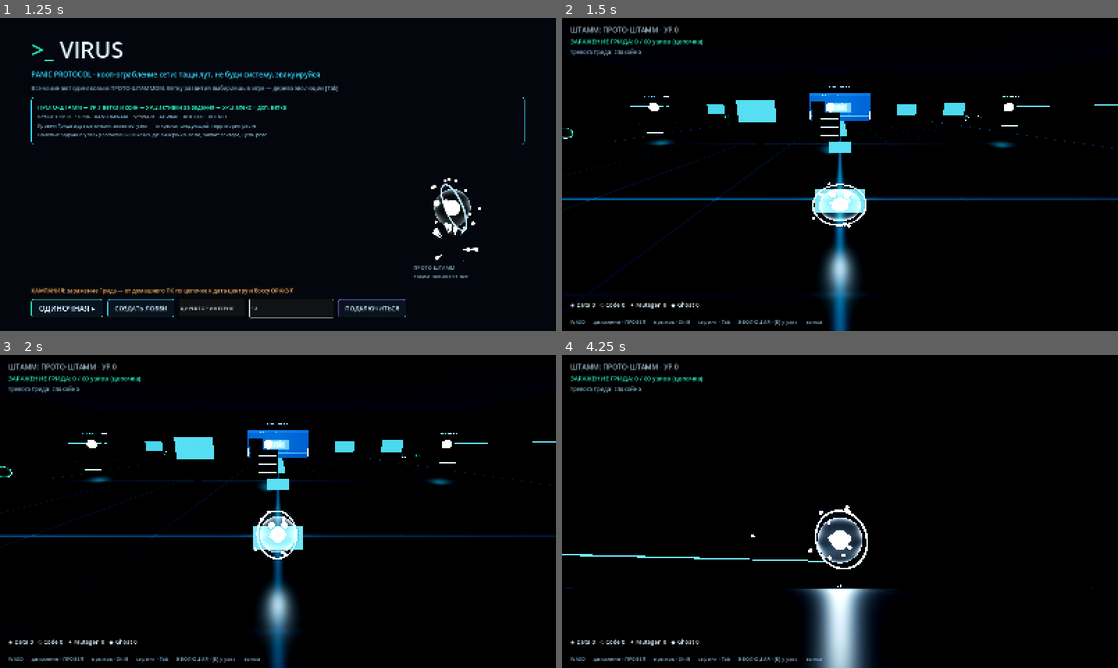
Above: before the commit, frames 1-4 (two rows, left to right).
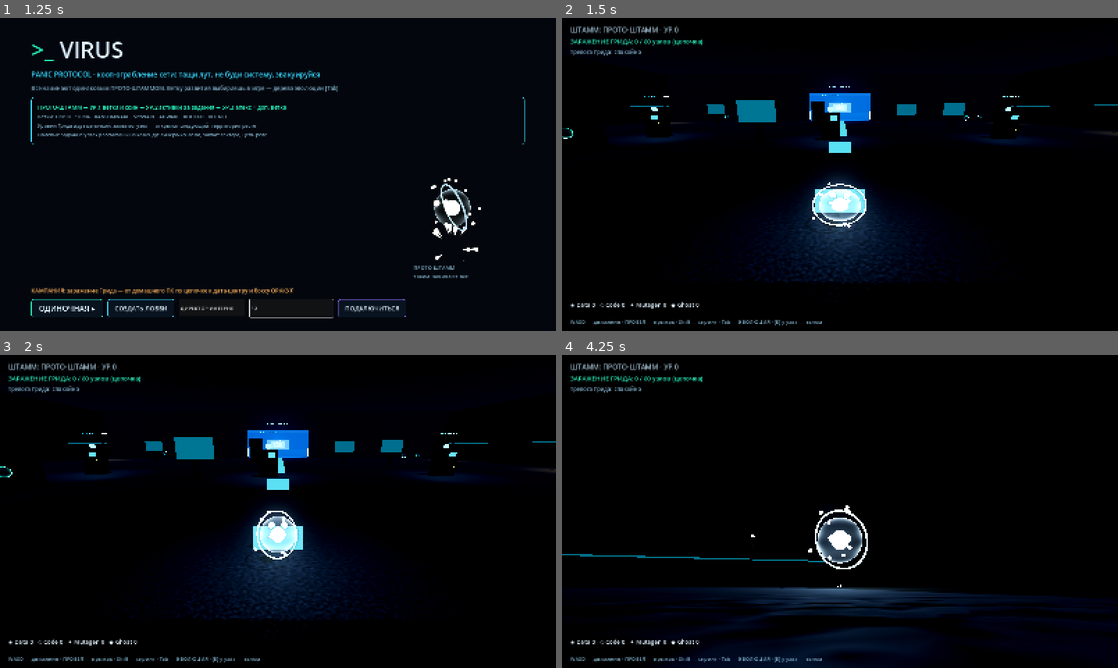
Above: after the commit, the same moments.

Repository: NoBodyyy-dev/VirusGame
Game: Godot game, scene res://scenes/main_menu.tscn
The game is run twice, just before and just after one commit, with the same random seed, the same clock (stepped at 60 frames per second) and the same inputs.
Inputs (mouse positions are in pixels of both pictures, inside the frame that each line leads up to):
- Up to frame 1 (1.25 s): click (289, 309) at 0.52 s; type "12" at 0.6 s
- Up to frame 2 (1.5 s): click "ОДИНОЧНАЯ ▸" at 1.25 s
- Up to frame 3 (2 s): no input
- Up to frame 4 (4.25 s): move the mouse to (867, 511) at 2.02 s; hold Q (ability) 2.03-2.78 s; hold W (move_forward) from 2.03 s (still down); click (867, 511) at 2.17 s; tap Space (jump) at 2.27, 3.02 s; move the mouse to (812, 511) at 2.77 s; tap X (ability_2) at 2.85 s; move the mouse to (851, 505) at 3.52 s; hold C (ability_3) from 3.53 s (still down)

Frame 1 is identical in both runs. In frame 2, 9.6% of the frame differs, in the area x 0-100%, y 19-100%; in frame 3, 9.5%; in frame 4, 7.7%.

Commit message:
Процедурные реалистичные материалы вместо голых неоновых боксов
- Новый Mats: шумовые albedo/normal текстуры (NoiseTexture2D, триплан) —
  бетон, шлифованный металл, пластик, асфальт, мокрый пол, резина
- Грид: асфальт вместо трон-сетки, бетонные стены, серверы как настоящие
  стойки — передняя панель, вентрешётки, ряды мелких LED, статусный экранчик;
  слепящие шары-ядра и неоновые полосы притушены
- Уровни: бетон стен/потолка с нормалями, мокрый пол с шумом под глянцем,
  пластиковые корпуса техники, резиновые шины робота
- Пересобран VirusGame.zip

Co-Authored-By: Claude Fable 5 <noreply@anthropic.com>

Diff:
--- a/project/scripts/grid_world.gd
+++ b/project/scripts/grid_world.gd
@@ -8,7 +8,6 @@
 
 const HUDScript: = preload("res://scripts/grid_hud.gd")
 const EvolutionScript: = preload("res://scripts/evolution_ui.gd")
-const FloorGrid: = preload("res://shaders/floor_grid.gdshader")
 const HoloShader: = preload("res://shaders/hologram.gdshader")
 
 const TIER_COLORS: = [Color("35e0ff"), Color("ffb454"), Color("ff5d8f"), Color("8b5cff")]
@@ -147,12 +146,9 @@
 	m.emission_energy_multiplier = e
 	return m
 
-func _dark(metal: = 0.5) -> StandardMaterial3D:
-	var m: = StandardMaterial3D.new()
-	m.albedo_color = Color(0.12, 0.14, 0.18)
-	m.metallic = metal
-	m.roughness = 0.45
-	return m
+func _dark(_metal: = 0.5) -> StandardMaterial3D:
+	## тёмный металл с шумовой текстурой (см. Mats)
+	return Mats.metal_dark()
 
 func _mesh_box(size: Vector3, mat: Material, pos: Vector3, parent: Node3D = self) -> MeshInstance3D:
 	var mi: = MeshInstance3D.new()
@@ -182,17 +178,13 @@
 func _build_ground() -> void:
 	var z_far: float = grid_zones_last_z() - 40.0
 	var length: = 60.0 - z_far
+	# реалистичный тёмный асфальт вместо неоновой сетки
 	var floor_mesh: = MeshInstance3D.new()
 	var plane: = PlaneMesh.new()
 	plane.size = Vector2(240.0, length)
 	floor_mesh.mesh = plane
 	floor_mesh.position = Vector3(0, 0, (60.0 + z_far) * 0.5)
-	var fmat: = ShaderMaterial.new()
-	fmat.shader = FloorGrid
-	fmat.set_shader_parameter("cell", 4.0)
-	fmat.set_shader_parameter("line_col", Vector3(0.06, 0.5, 0.7))
-	fmat.set_shader_parameter("energy", 0.45)
-	floor_mesh.material_override = fmat
+	floor_mesh.material_override = Mats.asphalt()
 	add_child(floor_mesh)
 	_collide(Vector3(240.0, 0.4, length), Vector3(0, -0.2, (60.0 + z_far) * 0.5))
 
@@ -205,7 +197,7 @@
 
 func _build_zones() -> void:
 	var frontier: = GameState.frontier_zone()
-	var wall_mat: = _dark(0.6)
+	var wall_mat: = Mats.concrete(Color(0.4, 0.42, 0.46))
 	for z in GameState.grid_zones.size():
 		var zone: Dictionary = GameState.grid_zones[z]
 		var z0: float = zone["z0"]
@@ -219,7 +211,7 @@
 		for side in [-1.0, 1.0]:
 			_solid(Vector3(1.2, WALL_H, length), wall_mat, Vector3(side * half, WALL_H * 0.5, mid_z))
 			if open_zone:
-				_mesh_box(Vector3(0.3, 0.15, length * 0.96), _neon(tier_color, 0.9), Vector3(side * (half - 0.7), 3.2, mid_z))
+				_mesh_box(Vector3(0.3, 0.15, length * 0.96), _neon(tier_color, 0.45), Vector3(side * (half - 0.7), 3.2, mid_z))
 		# передняя стена зоны 0 — глухая (за спиной старта)
 		if z == 0:
 			_solid(Vector3(half * 2.0 + 2.0, WALL_H, 1.2), wall_mat, Vector3(0, WALL_H * 0.5, z0))
@@ -343,16 +335,17 @@
 		match rng.randi() % 3:
 			0: # системный блок
 				var h: = rng.randf_range(3.0, 5.0)
-				_solid(Vector3(2.0, h, 3.0), _dark(), pos + Vector3(0, h * 0.5, 0))
-				_mesh_box(Vector3(2.06, 0.1, 0.1), _neon(tier_color, 1.4), pos + Vector3(0, h * 0.75, 1.4))
+				_solid(Vector3(2.0, h, 3.0), Mats.plastic(Color(0.32, 0.34, 0.38)), pos + Vector3(0, h * 0.5, 0))
+				_mesh_box(Vector3(2.06, 0.1, 0.1), _neon(tier_color, 0.7), pos + Vector3(0, h * 0.75, 1.4))
+				_mesh_box(Vector3(1.6, h * 0.5, 0.06), Mats.plastic(Color(0.14, 0.15, 0.17)), pos + Vector3(0, h * 0.45, 1.52))
 			1: # монитор
-				_solid(Vector3(0.4, 1.6, 0.4), _dark(), pos + Vector3(0, 0.8, 0))
-				_solid(Vector3(3.2, 2.0, 0.3), _dark(0.7), pos + Vector3(0, 2.6, 0))
-				_mesh_box(Vector3(2.9, 1.7, 0.06), _neon(tier_color, 0.8), pos + Vector3(0, 2.6, 0.2))
+				_solid(Vector3(0.4, 1.6, 0.4), Mats.metal_dark(), pos + Vector3(0, 0.8, 0))
+				_solid(Vector3(3.2, 2.0, 0.3), Mats.plastic(Color(0.24, 0.26, 0.3)), pos + Vector3(0, 2.6, 0))
+				_mesh_box(Vector3(2.9, 1.7, 0.06), _neon(tier_color, 0.45), pos + Vector3(0, 2.6, 0.2))
 			2: # клавиатура
-				_solid(Vector3(3.4, 0.4, 1.4), _dark(0.6), pos + Vector3(0, 0.2, 0))
+				_solid(Vector3(3.4, 0.4, 1.4), Mats.plastic(Color(0.28, 0.3, 0.34)), pos + Vector3(0, 0.2, 0))
 				for k in 4:
-					_mesh_box(Vector3(0.5, 0.18, 0.5), _neon(tier_color * 0.8, 0.7), pos + Vector3(-1.2 + float(k) * 0.8, 0.42, 0))
+					_mesh_box(Vector3(0.5, 0.18, 0.5), Mats.plastic(Color(0.18, 0.2, 0.23)), pos + Vector3(-1.2 + float(k) * 0.8, 0.42, 0))
 	# центральная дорожка со стрелками к воротам
 	var steps: = int((z0 - z1) / 9.0)
 	for s in range(1, steps):
@@ -418,7 +411,7 @@
 		pmesh.height = 7.0
 		pmesh.radial_segments = 5
 		penta.mesh = pmesh
-		penta.material_override = _dark(0.7)
+		penta.material_override = Mats.concrete(Color(0.36, 0.37, 0.4), 0.16)
 		penta.position.y = 3.5
 		root.add_child(penta)
 		var pc: = CylinderShape3D.new()
@@ -458,9 +451,9 @@
 		_refresh_node_label(node)
 		return
 
-	# обычный сервер: стойка с ядром
+	# обычный сервер: реалистичная стойка — металл, вентрешётки, LED, экранчик
 	var h: = 2.4 + float(node["tier"]) * 0.4
-	_mesh_box(Vector3(1.7, h, 1.2), _dark(0.65), Vector3(0, h * 0.5, 0), root)
+	_mesh_box(Vector3(1.7, h, 1.2), Mats.metal_dark(0.45), Vector3(0, h * 0.5, 0), root)
 	var sb: = StaticBody3D.new()
 	sb.collision_layer = 1
 	var cs: = CollisionShape3D.new()
@@ -470,22 +463,40 @@
 	cs.position.y = h * 0.5
 	sb.add_child(cs)
 	root.add_child(sb)
-	for k in 3:
-		_mesh_box(Vector3(1.6, 0.06, 0.06), _neon(color, 1.4), Vector3(0, 0.5 + float(k) * (h - 1.0) * 0.5, 0.62), root)
+	# передняя панель с юнитами
+	_mesh_box(Vector3(1.5, h - 0.4, 0.06), Mats.plastic(Color(0.22, 0.24, 0.28)), Vector3(0, h * 0.5, 0.6), root)
+	# вентрешётки (тёмные горизонтальные прорези)
+	var vent_mat: = Mats.plastic(Color(0.1, 0.11, 0.13))
+	var units: = int((h - 0.8) / 0.3)
+	for k in units:
+		_mesh_box(Vector3(1.3, 0.14, 0.05), vent_mat, Vector3(-0.05, 0.55 + float(k) * 0.3, 0.64), root)
+	# ряды маленьких статусных LED (живой сервер, а не неон-вывеска)
+	var led_on: = _neon(Color(0.25, 0.9, 0.4) if not node["infected"] else INFECTED_COLOR, 1.6)
+	var led_warn: = _neon(Color(0.95, 0.6, 0.15), 1.4)
+	for k in mini(units, 6):
+		var mat: Material = led_on if (node["id"] + k) % 3 != 0 else led_warn
+		_mesh_box(Vector3(0.05, 0.05, 0.03), mat, Vector3(0.62, 0.55 + float(k) * 0.3, 0.65), root)
+	# статусный экранчик с цветом состояния
+	_mesh_box(Vector3(0.62, 0.4, 0.04), _neon(color, 0.85), Vector3(0.3, h - 0.42, 0.65), root)
+	# кабели сверху в лоток
+	for k in 2:
+		_mesh_box(Vector3(0.07, 0.5, 0.07), vent_mat, Vector3(-0.4 + float(k) * 0.25, h + 0.2, -0.3), root)
+	# ядро-индикатор: небольшая сфера в рамке, без слепящего свечения
+	_mesh_box(Vector3(0.5, 0.06, 0.5), Mats.metal_dark(0.35), Vector3(0, h + 0.03, 0), root)
 	var core: = MeshInstance3D.new()
 	var sm: = SphereMesh.new()
-	sm.radius = 0.42
-	sm.height = 0.84
+	sm.radius = 0.24
+	sm.height = 0.48
 	core.mesh = sm
-	core.material_override = _neon(color, 2.6)
-	core.position.y = h + 0.5
+	core.material_override = _neon(color, 1.2)
+	core.position.y = h + 0.32
 	root.add_child(core)
 	# свет — только у актуальных целей (экономия: серверов много)
 	if unlocked and not infected:
 		var light: = OmniLight3D.new()
 		light.light_color = color
-		light.light_energy = 1.6
-		light.omni_range = 8.0
+		light.light_energy = 1.1
+		light.omni_range = 7.0
 		light.position.y = h + 0.6
 		root.add_child(light)
 	var label: = Label3D.new()
--- a/project/scripts/level.gd
+++ b/project/scripts/level.gd
@@ -189,18 +189,11 @@
 	return m
 
 func _dark_mat() -> StandardMaterial3D:
-	var m: = StandardMaterial3D.new()
-	m.albedo_color = Color(0.13, 0.155, 0.19)
-	m.metallic = 0.5
-	m.roughness = 0.45
-	return m
+	## тёмный пластик техники с шумовой текстурой (см. Mats)
+	return Mats.plastic(Color(0.3, 0.33, 0.38))
 
 func _metal_mat(c: Color, rough: = 0.35) -> StandardMaterial3D:
-	var m: = StandardMaterial3D.new()
-	m.albedo_color = c
-	m.metallic = 0.85
-	m.roughness = rough
-	return m
+	return Mats.metal(c, rough)
 
 func _box(size: Vector3, mat: Material, pos: Vector3, parent: Node = self) -> MeshInstance3D:
 	var mi: = MeshInstance3D.new()
@@ -250,11 +243,7 @@
 	var plane: = PlaneMesh.new()
 	plane.size = hall
 	floor_mesh.mesh = plane
-	var fmat: = StandardMaterial3D.new()
-	fmat.albedo_color = Color(0.085, 0.095, 0.115)
-	fmat.metallic = 0.1
-	fmat.roughness = 0.18
-	floor_mesh.material_override = fmat
+	floor_mesh.material_override = Mats.wet_floor()
 	add_child(floor_mesh)
 	_collider(Vector3(hall.x, 0.5, hall.y), Vector3(0, -0.25, 0))
 	# цветовой акцент тира — светящаяся окантовка по периметру пола
@@ -279,9 +268,9 @@
 		var z: = rng.randf_range(-hall.y * 0.5 + 6.0, hall.y * 0.5 - 6.0)
 		_box(Vector3(hall.x - 14.0, 0.05, 0.3), _neon_mat(Color(0.1, 0.4, 0.55), 0.5), Vector3(2.0, 0.05, z))
 
-	var wall_mat: = _dark_mat()
+	var wall_mat: = Mats.concrete(Color(0.42, 0.44, 0.48))
 	var trim_color: = Color(0.7, 0.12, 0.2) if is_boss else Color(0.12, 0.55, 0.75)
-	var trim_mat: = _neon_mat(trim_color, 1.1)
+	var trim_mat: = _neon_mat(trim_color, 0.7)
 	var hx: = hall.x * 0.5
 	var hz: = hall.y * 0.5
 	for side in [
@@ -299,9 +288,7 @@
 		_box(trim_size * Vector3(1.0, 1.0, 1.02), trim_mat, trim_pos)
 
 	# потолок с коллайдером — камера больше не выходит за пределы коробки
-	var ceil_mat: = _dark_mat()
-	ceil_mat.albedo_color = Color(0.09, 0.1, 0.125)
-	ceil_mat.roughness = 0.7
+	var ceil_mat: = Mats.concrete(Color(0.3, 0.31, 0.34), 0.2)
 	_box(Vector3(hall.x, 0.35, hall.y), ceil_mat, Vector3(0, 7.3, 0))
 	_collider(Vector3(hall.x, 0.35, hall.y), Vector3(0, 7.3, 0))
 	# промышленные прожекторы: тёплый направленный свет с тенями (стиль RE2)
@@ -902,7 +889,7 @@
 			_box(Vector3(0.45, 0.32, 0.06), seg_mat, Vector3(-0.68 + float(k) * 0.45, 0.72, zz), root)
 	# 4 колеса с дисками
 	var wheels: Array = []
-	var tire_mat: = _metal_mat(Color(0.07, 0.07, 0.08), 0.85)
+	var tire_mat: = Mats.rubber()
 	for sx in [-1.0, 1.0]:
 		for sz in [-0.85, 0.85]:
 			var wheel: = MeshInstance3D.new()
--- /dev/null
+++ b/project/scripts/mats.gd
@@ -0,0 +1,113 @@
+class_name Mats
+
+## Процедурные реалистичные материалы: шумовые albedo/normal текстуры
+## (NoiseTexture2D) вместо голых цветных боксов. Триплан — чтобы текстура
+## не растягивалась на боксах любых размеров. Кэш — текстуры общие.
+
+static var _cache: Dictionary = {}
+
+static func _noise(p_seed: int, freq: float, octaves: int) -> FastNoiseLite:
+	var n: = FastNoiseLite.new()
+	n.seed = p_seed
+	n.frequency = freq
+	n.fractal_octaves = octaves
+	return n
+
+static func _tex(key: String, p_seed: int, freq: float, octaves: int = 4, as_normal: bool = false, bump: float = 4.0) -> NoiseTexture2D:
+	if _cache.has(key):
+		return _cache[key]
+	var t: = NoiseTexture2D.new()
+	t.width = 256
+	t.height = 256
+	t.seamless = true
+	t.noise = _noise(p_seed, freq, octaves)
+	if as_normal:
+		t.as_normal_map = true
+		t.bump_strength = bump
+	_cache[key] = t
+	return t
+
+static func concrete(tint: = Color(0.44, 0.45, 0.48), uv: = 0.3) -> StandardMaterial3D:
+	## шершавый бетон стен и потолков
+	var m: = StandardMaterial3D.new()
+	m.albedo_color = tint
+	m.albedo_texture = _tex("conc_a", 11, 0.05, 5)
+	m.normal_enabled = true
+	m.normal_texture = _tex("conc_n", 12, 0.09, 4, true, 3.2)
+	m.normal_scale = 0.55
+	m.roughness = 0.92
+	m.uv1_triplanar = true
+	m.uv1_scale = Vector3(uv, uv, uv)
+	return m
+
+static func metal(tint: = Color(0.62, 0.65, 0.7), rough: = 0.4, uv: = 0.6) -> StandardMaterial3D:
+	## шлифованный металл: корпуса, робот, станции
+	var m: = StandardMaterial3D.new()
+	m.albedo_color = tint
+	m.albedo_texture = _tex("met_a", 21, 0.03, 2)
+	m.metallic = 0.85
+	m.roughness = rough
+	m.normal_enabled = true
+	m.normal_texture = _tex("met_n", 22, 0.02, 2, true, 1.6)
+	m.normal_scale = 0.3
+	m.uv1_triplanar = true
+	m.uv1_scale = Vector3(uv * 3.0, uv * 0.2, uv)
+	return m
+
+static func metal_dark(rough: = 0.5) -> StandardMaterial3D:
+	return metal(Color(0.34, 0.36, 0.4), rough)
+
+static func plastic(tint: = Color(0.36, 0.39, 0.44), uv: = 0.5) -> StandardMaterial3D:
+	## матовый пластик корпусов техники
+	var m: = StandardMaterial3D.new()
+	m.albedo_color = tint
+	m.albedo_texture = _tex("pl_a", 31, 0.12, 3)
+	m.metallic = 0.15
+	m.roughness = 0.62
+	m.normal_enabled = true
+	m.normal_texture = _tex("pl_n", 32, 0.16, 3, true, 1.4)
+	m.normal_scale = 0.25
+	m.uv1_triplanar = true
+	m.uv1_scale = Vector3(uv, uv, uv)
+	return m
+
+static func asphalt(tint: = Color(0.3, 0.31, 0.34), uv: = 0.22) -> StandardMaterial3D:
+	## тёмный асфальт Грида
+	var m: = StandardMaterial3D.new()
+	m.albedo_color = tint
+	m.albedo_texture = _tex("asp_a", 41, 0.18, 5)
+	m.roughness = 0.88
+	m.normal_enabled = true
+	m.normal_texture = _tex("asp_n", 42, 0.22, 5, true, 4.5)
+	m.normal_scale = 0.7
+	m.uv1_triplanar = true
+	m.uv1_scale = Vector3(uv, uv, uv)
+	return m
+
+static func wet_floor(tint: = Color(0.2, 0.22, 0.26), uv: = 0.18) -> StandardMaterial3D:
+	## мокрый бетон уровней: глянец для SSR-отражений + шум под ним
+	var m: = StandardMaterial3D.new()
+	m.albedo_color = tint
+	m.albedo_texture = _tex("wet_a", 51, 0.1, 5)
+	m.metallic = 0.08
+	m.roughness = 0.24
+	m.roughness_texture = _tex("wet_r", 53, 0.07, 4)
+	m.normal_enabled = true
+	m.normal_texture = _tex("wet_n", 52, 0.12, 4, true, 2.0)
+	m.normal_scale = 0.35
+	m.uv1_triplanar = true
+	m.uv1_scale = Vector3(uv, uv, uv)
+	return m
+
+static func rubber() -> StandardMaterial3D:
+	## шины робота
+	var m: = StandardMaterial3D.new()
+	m.albedo_color = Color(0.13, 0.13, 0.14)
+	m.albedo_texture = _tex("rub_a", 61, 0.3, 3)
+	m.roughness = 0.95
+	m.normal_enabled = true
+	m.normal_texture = _tex("rub_n", 62, 0.35, 3, true, 2.5)
+	m.normal_scale = 0.4
+	m.uv1_triplanar = true
+	m.uv1_scale = Vector3(1.2, 1.2, 1.2)
+	return m
--- a/project/scripts/terminal.gd
+++ b/project/scripts/terminal.gd
@@ -51,11 +51,7 @@
 	var base_mesh: = BoxMesh.new()
 	base_mesh.size = Vector3(0.9, 1.1, 0.55)
 	base.mesh = base_mesh
-	var base_mat: = StandardMaterial3D.new()
-	base_mat.albedo_color = Color(0.04, 0.06, 0.09)
-	base_mat.metallic = 0.6
-	base_mat.roughness = 0.3
-	base.material_override = base_mat
+	base.material_override = Mats.metal_dark(0.4)
 	base.position.y = 0.55
 	add_child(base)
 
@@ -144,10 +140,7 @@
 	cyl.bottom_radius = 0.28
 	cyl.height = 1.7
 	post.mesh = cyl
-	var pm: = StandardMaterial3D.new()
-	pm.albedo_color = Color(0.05, 0.07, 0.1)
-	pm.metallic = 0.6
-	post.material_override = pm
+	post.material_override = Mats.metal_dark(0.45)
 	post.position.y = 0.85
 	add_child(post)
 
Not shown, added: project/scripts/mats.gd.uid
Not shown, changed: VirusGame.zip
